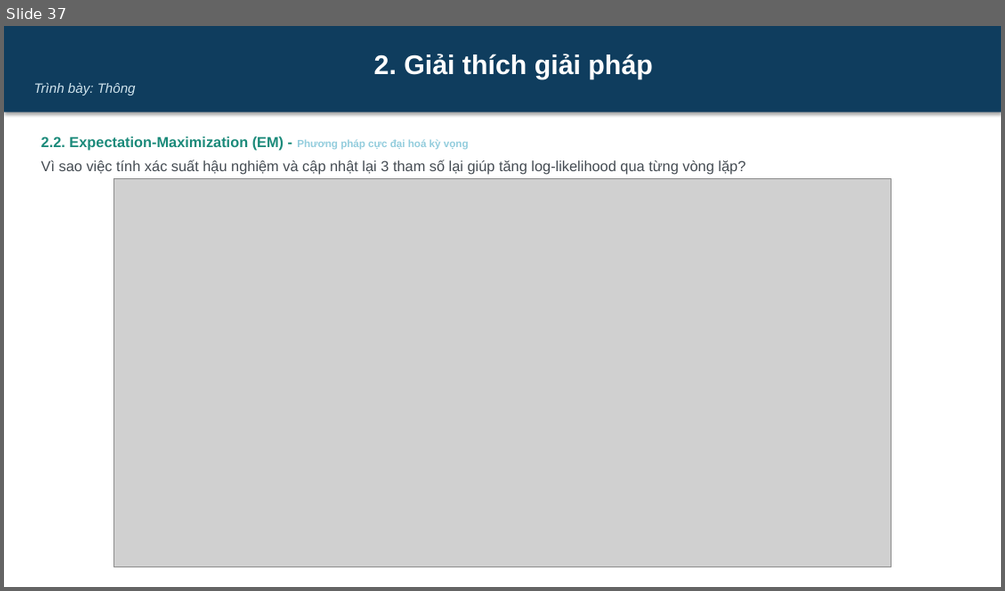
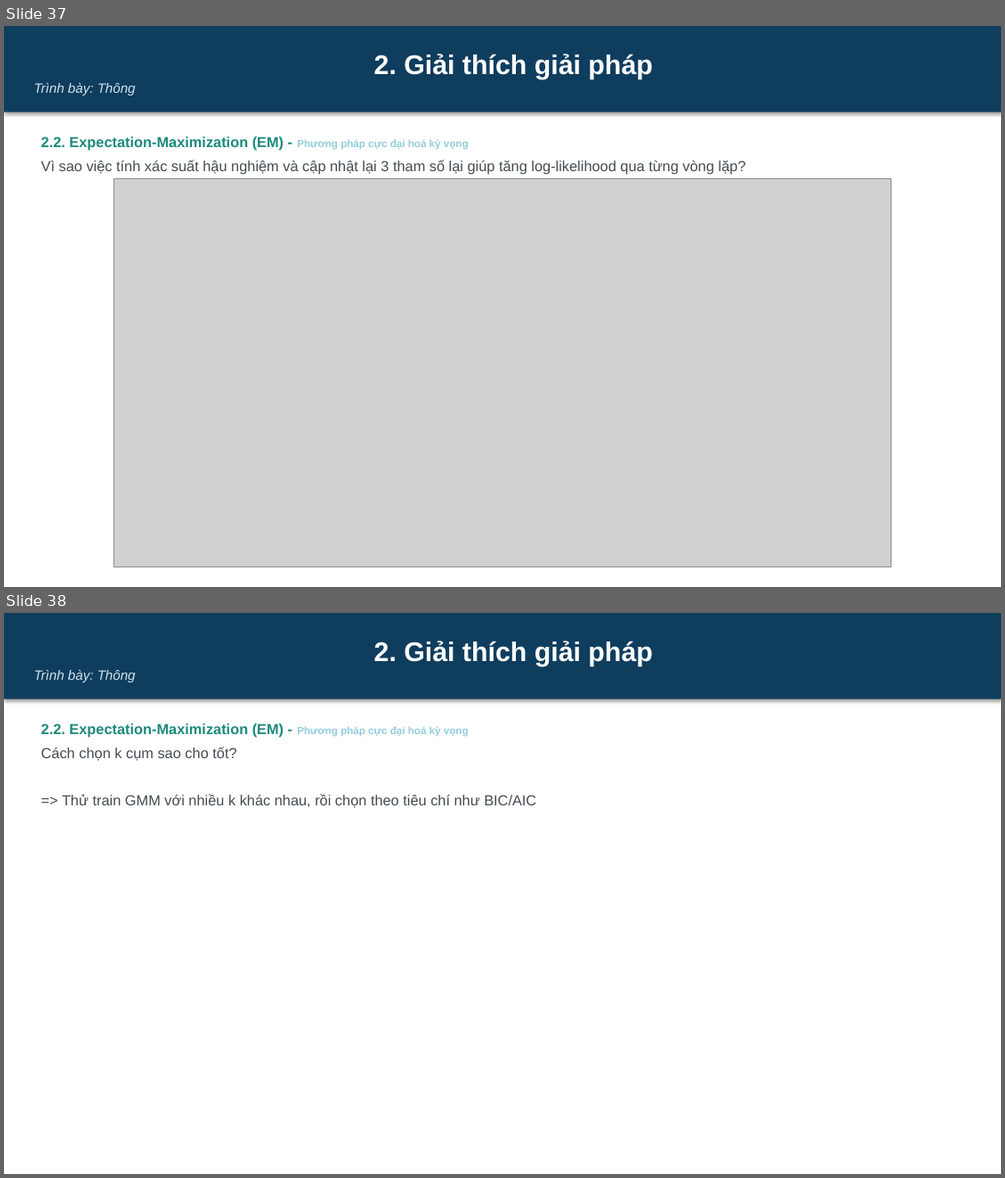
Before and after one commit to dinhdatthong1809/gaussian-mixture-model, a slide deck: Slide.pptx. Shown one above the other, each under a label of ours: slide 37 before the commit, slides 37 and 38 after it. The pictures are 1005x591 and 1005x1178 pixels, drawn with LibreOffice and Linux fonts; fonts in the diff are those of the drawing; grey boxes stand for pictures. Boxes give left, top, right and bottom in pixels: in the first picture for what was removed or moved away, otherwise in the second. Text is boxed around its words. In the diff, an @@ line names an element or a change of style, - is before the commit and + after.

```diff
--- a/Slide.pptx
+++ b/Slide.pptx
@@ slide 38 added at (x1=4, y1=613, x2=1001, y2=1174), background #FFFFFF @@
@@ rectangle added at (x1=4, y1=613, x2=1001, y2=699), fill #0F3D5E, 26 pt, text #FFFFFF, bold @@
+2. Giải thích giải pháp
+Trình bày: Thông
@@ text added at (x1=41, y1=723, x2=536, y2=808), 14 pt, text #444B52 @@
+2.2. Expectation-Maximization (EM) - Phương pháp cực đại hoá kỳ vọng
+Cách chọn k cụm sao cho tốt?
+=> Thử train GMM với nhiều k khác nhau, rồi chọn theo tiêu chí như BIC/AIC
```
Also in this commit, not shown: 2 slides changed.
